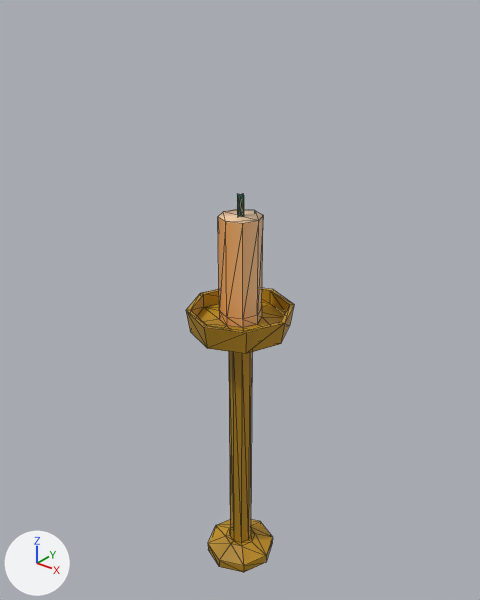
The OBJ model Redist/Models/3dmodels/Candle_336x13.obj as it was, and as the next commit left it.
One viewpoint serves both versions: a camera (50 mm lens) standing at (1.289, -1.614, 2.145) and looking at (-0.035, 0.041, 1.119). Lighting does not change. The marker at lower left points along +X, +Y and +Z. Mesh edges are drawn as thin lines. Where no turn or scale is listed for an object, it has been applied to the vertices.

The scene before the commit, as lines of its bpy script (objects in view):
```python
me_candle_336x13 = bpy.data.meshes.new('Candle_336x13')
me_candle_336x13.from_pydata(...)  # 104 vertices, 192 faces; spans x -0.19..0.19, y -0.19..0.19, z 0.0..1.52
me_candle_336x13.materials.append(mat_336light)  # picture img_336light_source_png
ob_candle_336x13 = bpy.data.objects.new('Candle_336x13', me_candle_336x13)
ob_candle_336x13.location = (0.0, 0.0, 0.0)
```
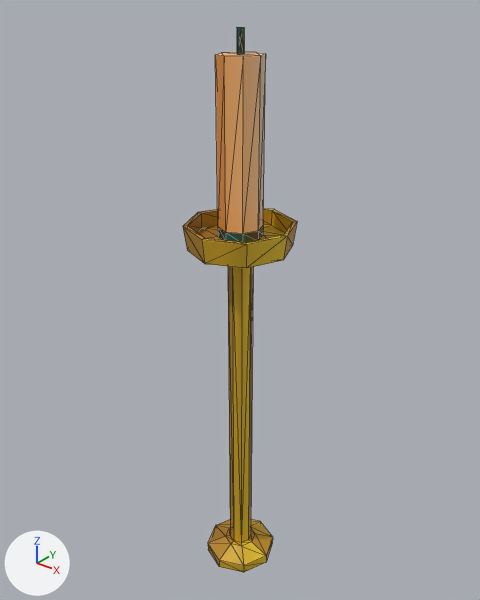
Pixel boxes [x1, y1, x2, y2] of what changed, in the pictures (480 x 600 px; the box of a moved part takes in the faces that stretch with it):
'Candle_336x13', reshaped (44% taller)
    before: [186, 194, 294, 572]
    after: [183, 27, 297, 572]
part 1 of me_candle_336x13, moved or reshaped
    before: [238, 194, 243, 217]
    after: [237, 27, 244, 54]
part 2 of me_candle_336x13, moved or reshaped
    before: [237, 194, 244, 217]
    after: [237, 27, 244, 54]
part 3 of me_candle_336x13, moved or reshaped
    before: [186, 288, 294, 543]
    after: [183, 208, 297, 543]
part 4 of me_candle_336x13, moved or reshaped
    before: [218, 209, 263, 319]
    after: [215, 52, 266, 234]
part 5 of me_candle_336x13, surface changed (brown to yellow)
    both: [208, 523, 271, 572]

The change, as a list of edits to the scene's bpy script:
```text
Change me_candle_336x13:
    used by ob_candle_336x13; location = (0.0, 0.0, 0.0)
    remove me_candle_336x13.from_pydata(...)  # 104 vertices, 192 faces; spans x -0.19..0.19, y -0.19..0.19, z 0.0..1.52
    add me_candle_336x13.from_pydata(...)  # 104 vertices, 192 faces; spans x -0.19..0.19, y -0.19..0.19, z 0.0..2.02
    me_candle_336x13 part 1: the loose piece of 4 vertices spanning x 0.0, y -0.02..0.01, z 1.45..1.52 is moved by (0.0, 0.0, 0.49)
    me_candle_336x13 part 2: the loose piece of 4 vertices spanning x -0.01..0.01, y 0.0, z 1.45..1.52 is moved by (0.0, 0.0, 0.49)
    me_candle_336x13 part 3: all 56 vertices in x -0.19..0.19, y -0.19..0.19, z 0.99..1.12 are moved by (0.0, 0.0, 0.3)
    me_candle_336x13 part 4: 8 of the vertices in x -0.07..0.07, y -0.08..0.08, z 1.45 are moved by (0.0, 0.0, 0.49)
    me_candle_336x13 part 5: 108 kept faces spanning x -0.19..0.19, y -0.19..0.19, z 0.0..1.94 get new texture (UV) coordinates
```
